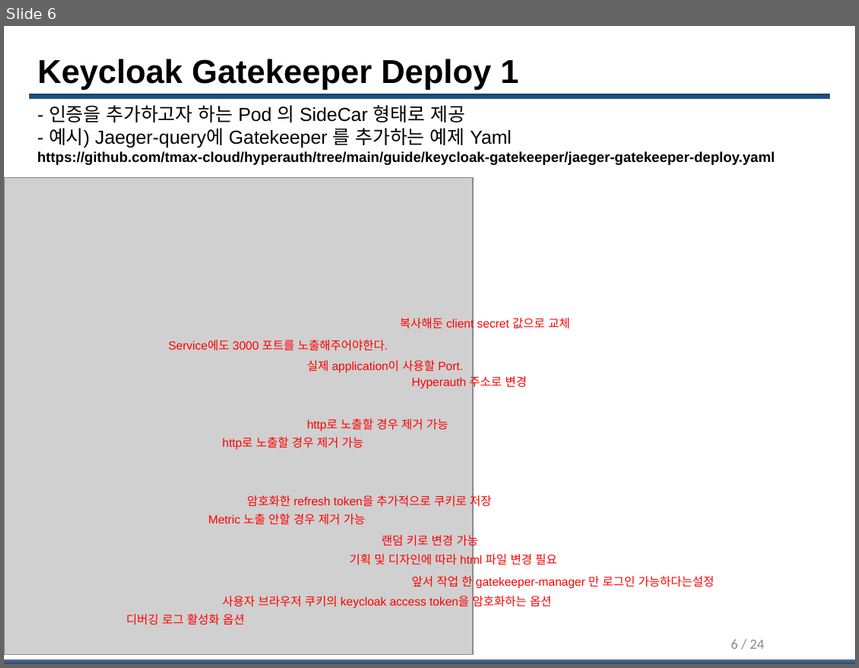
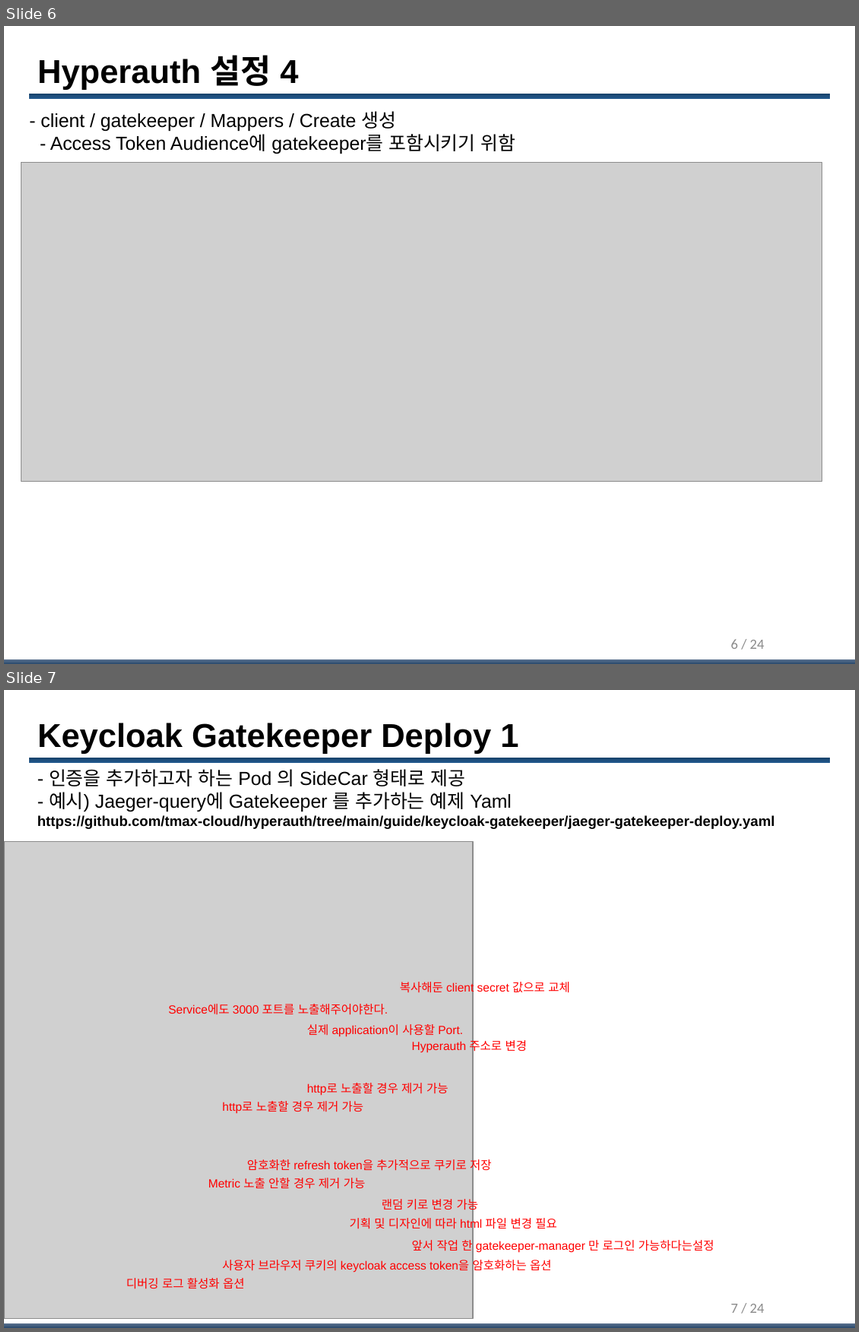
Before and after one commit to tmax-cloud/hyperauth, a slide deck: guide/keycloak-gatekeeper/keycloak-gatekeeper.pptx. Shown one above the other, each under a label of ours: slide 6 before the commit, slides 6 and 7 after it. The pictures are 859x668 and 859x1332 pixels, drawn with LibreOffice and Linux fonts; fonts in the diff are those of the drawing; grey boxes stand for pictures; background and template pictures are left out. Boxes give left, top, right and bottom in pixels: in the first picture for what was removed or moved away, otherwise in the second. Text is boxed around its words. In the diff, an @@ line names an element or a change of style, - is before the commit and + after.

Commit message:
[mod] gatekeeper 가이드 audience mapper 설정 추가

```diff
--- a/guide/keycloak-gatekeeper/keycloak-gatekeeper.pptx
+++ b/guide/keycloak-gatekeeper/keycloak-gatekeeper.pptx
@@ slide 6 added at bbox=[4, 26, 855, 664], background #FFFFFF; not listed: 2 template elements that a slide beside it also shows @@
@@ title added at bbox=[37, 55, 298, 90], 28 pt, text #000000, bold @@
+Hyperauth 설정 4
@@ text added at bbox=[40, 111, 516, 154], 16 pt, text #000000 @@
+- client / gatekeeper / Mappers / Create 생성
+- Access Token Audience에 gatekeeper를 포함시키기 위함
@@ picture added at bbox=[21, 162, 822, 481] @@
@@ page number added at bbox=[731, 639, 765, 649], 12 pt, text #8C8C8C @@
+6 / 24
@@ what was slide 6 is now slide 7 @@
@@ page number at bbox=[731, 1304, 765, 1313]: text changed @@
-6 / 24
+7 / 24
```
